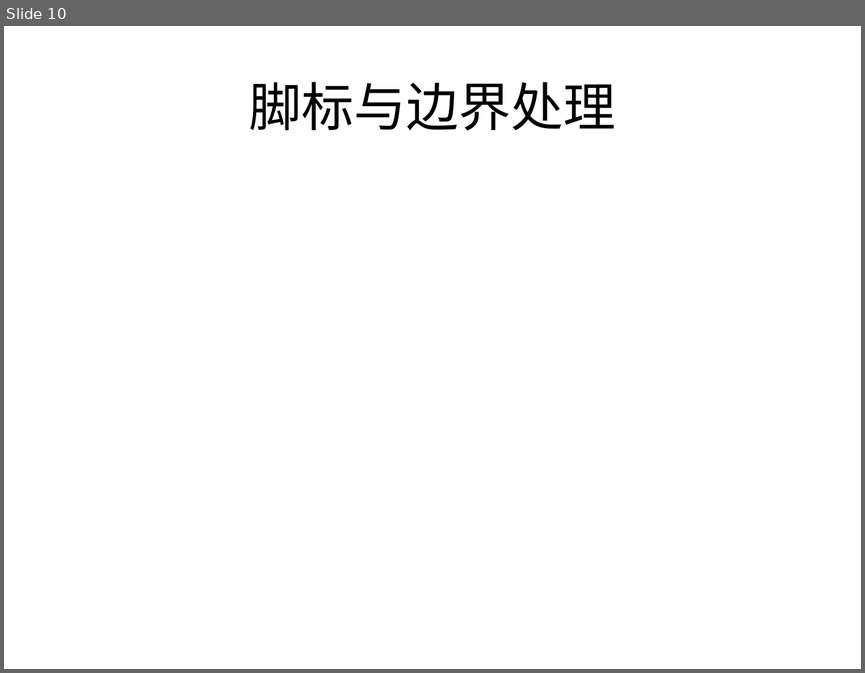
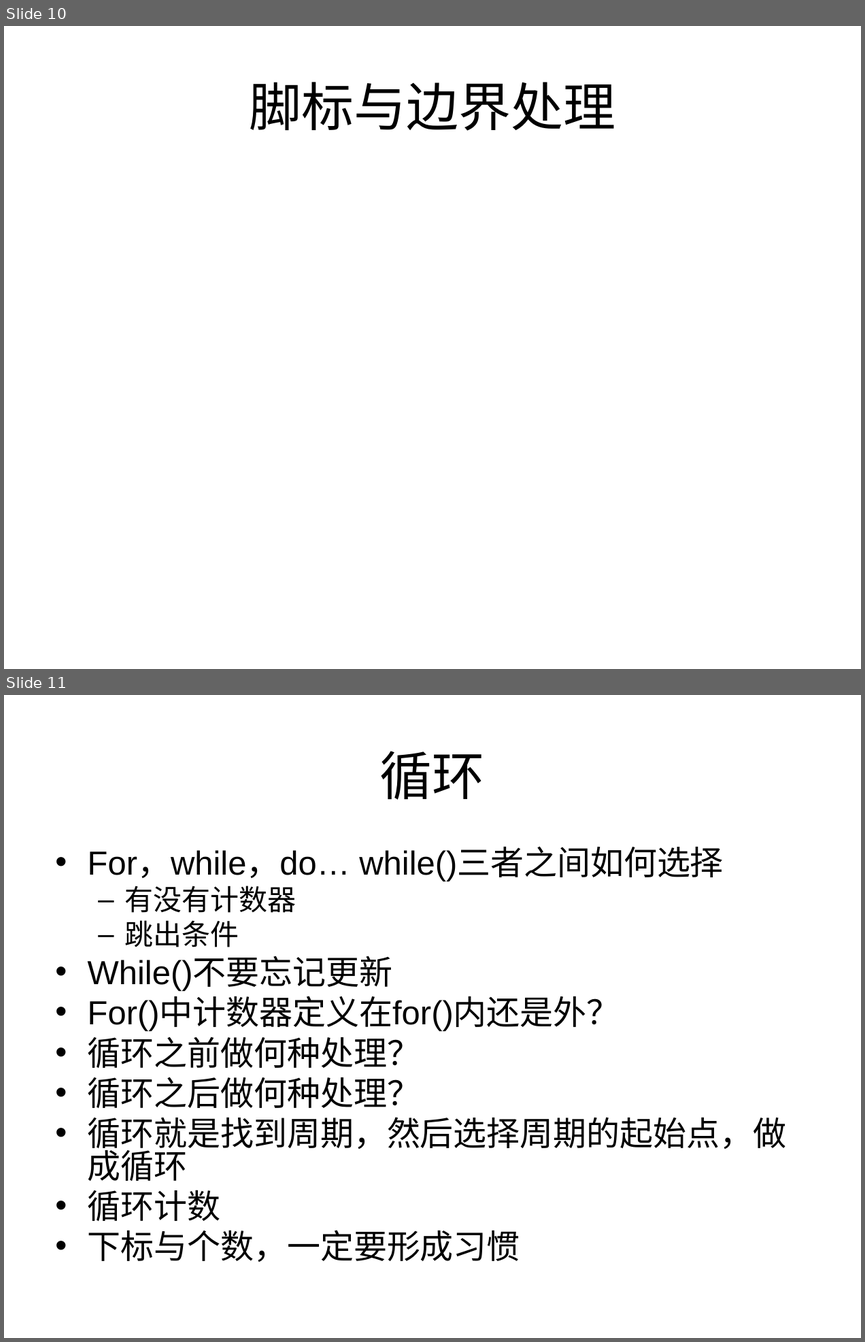
Before and after one commit to houjingbiao/leetcode, a slide deck: solutions/conclusion.ppt. Shown one above the other, each under a label of ours: slide 10 before the commit, slides 10 and 11 after it. The pictures are 865x673 and 865x1342 pixels, drawn with LibreOffice and Linux fonts; fonts in the diff are those of the drawing. Boxes give left, top, right and bottom in pixels: in the first picture for what was removed or moved away, otherwise in the second. Text is boxed around its words. In the diff, an @@ line names an element or a change of style, - is before the commit and + after.

```diff
--- a/solutions/conclusion.ppt
+++ b/solutions/conclusion.ppt
@@ slide 11 added at [4, 695, 861, 1338], background #FFFFFF @@
@@ title added at [380, 751, 485, 800], 44 pt, text #000000 @@
+循环
@@ text added at [88, 848, 787, 1261], 28 pt, text #000000 @@
+• For，while，do… while()三者之间如何选择
+  – 有没有计数器
+  – 跳出条件
+• While()不要忘记更新
+• For()中计数器定义在for()内还是外？
+• 循环之前做何种处理？
+• 循环之后做何种处理？
+• 循环就是找到周期，然后选择周期的起始点，做成循环
+• 循环计数
+• 下标与个数，一定要形成习惯
```
Also in this commit, not shown: 3 other slides added, 1 other file.
